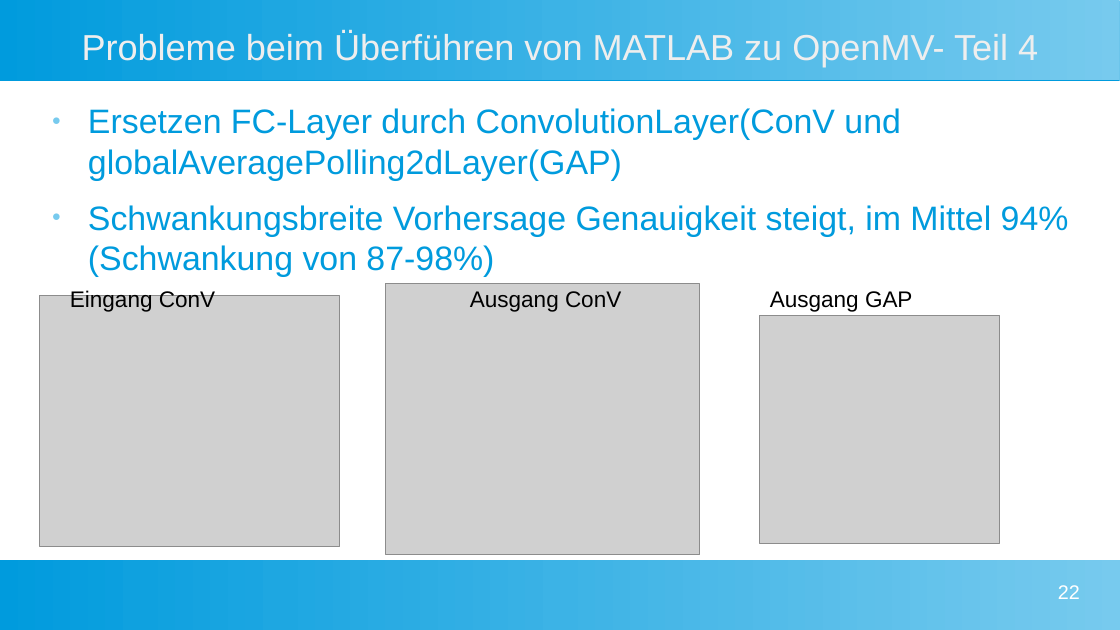
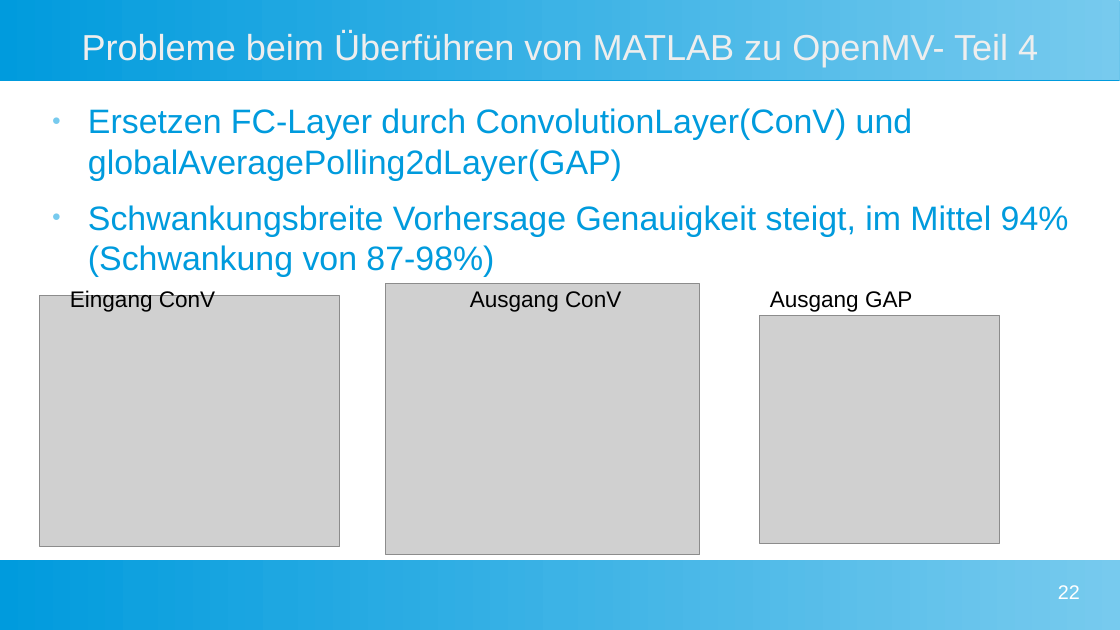
Before and after one commit to Commander-Philip/the-machine-learning-brick, a slide deck: slide 22 of docs/Präsentation.odp. Drawn at 1120x630 pixels with LibreOffice and Linux fonts; fonts in the diff are those of the drawing; grey boxes stand for pictures. Boxes give left, top, right and bottom in pixels: in the first picture for what was removed or moved away, otherwise in the second. Text is boxed around its words. In the diff, an @@ line names an element or a change of style, - is before the commit and + after.

```diff
--- a/docs/Präsentation.odp
+++ b/docs/Präsentation.odp
@@ text at bbox=[88, 108, 913, 181]: text changed @@
-● Ersetzen FC-Layer durch ConvolutionLayer(ConV und globalAveragePolling2dLayer(GAP)
+● Ersetzen FC-Layer durch ConvolutionLayer(ConV) und globalAveragePolling2dLayer(GAP)
```
